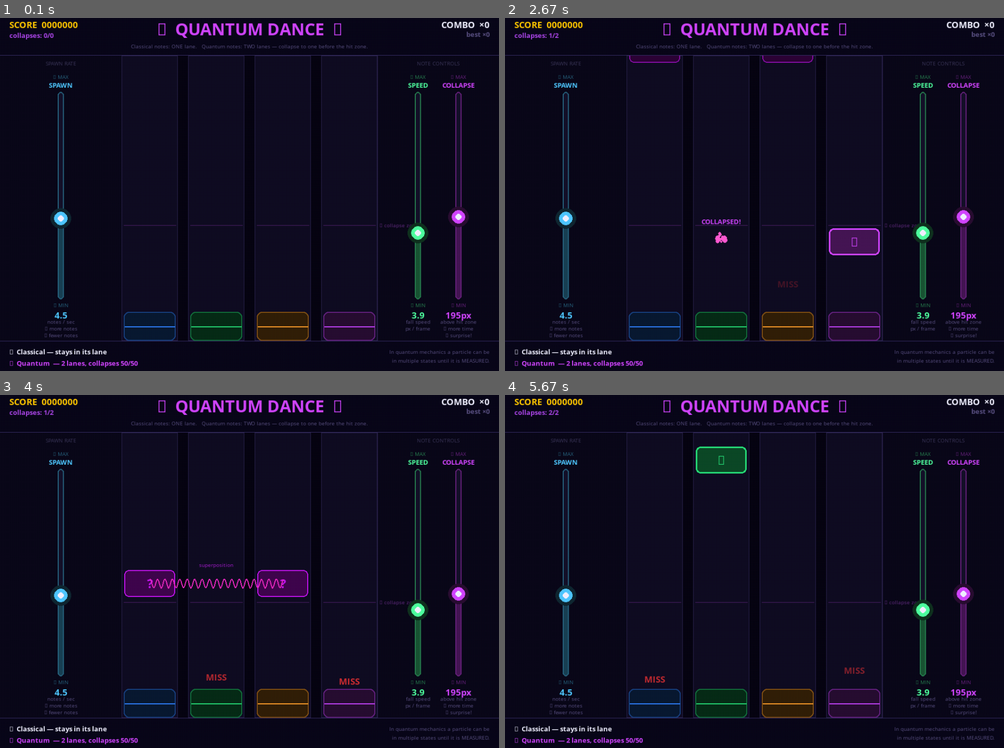
Above: before the commit, frames 1-4 (two rows, left to right).
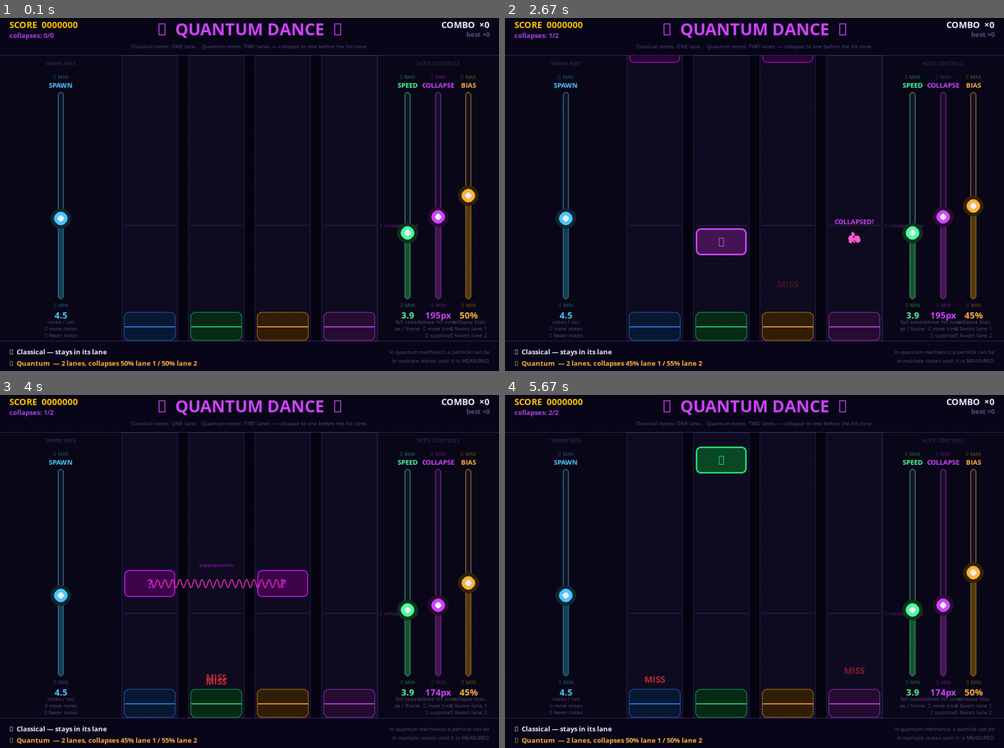
Above: after the commit, the same moments.

Repository: parzival1401/mobile_quantum-
Game: pygame game, started from quantum_dance.py
Same seed, same stepped clock (60 frames per second), same inputs: the game is played once before the commit and once after it.
Inputs (mouse positions are in pixels of both pictures, inside the frame that each line leads up to):
- Up to frame 1 (0.1 s): no input
- Up to frame 2 (2.67 s): tap \ at 0.33 s; click "◀ collapse zone" at 0.72 s; hold  1-1.47 s; hold Right 1-1.47 s; hold Right 1.5-1.97 s; hold Up 2-2.3 s
- Up to frame 3 (4 s): hold Left 2.83-3.37 s; press the mouse at (439, 592) at 3.43 s; move the mouse to (439, 599) at 3.53 s; move the mouse to (439, 606) at 3.63 s; release the mouse at (439, 606) at 3.67 s; hold Down from 3.73 s (still down)
- Up to frame 4 (5.67 s): release Down at 4.03 s; hold Left 4.07-4.47 s; hold Up 4.5-4.87 s; press the mouse at (944, 592) at 4.93 s; move the mouse to (759, 649) at 5.03 s; release the mouse at (579, 709) at 5.17 s; hold  from 5.23 s (still down); hold Right from 5.23 s (still down)

The runs differ from the first frame. In frame 1, 4.2% of the frame differs, in the area x 1-98%, y 16-100%; in frame 2, 5.8%; in frame 3, 4.5%; in frame 4, 4.4%.

Commit message:
Add quantum BIAS slider to control collapse probability
Visitors can now drag the BIAS slider (0–100%) to skew which lane a
quantum note collapses into, showing that real quantum systems can have
their probability amplitudes rotated before measurement.

- BIAS slider (amber) added to right panel alongside SPEED and COLLAPSE
- [ / ] keys nudge bias ±5%; \ resets to 50% (true superposition)
- Bottom bar shows live "X% lane 1 / Y% lane 2" instead of hardcoded 50/50
- Commented serial-port hook included for Arduino potentiometer hardware

Co-Authored-By: Claude Sonnet 4.6 <noreply@anthropic.com>

Diff:
--- a/quantum_dance.py
+++ b/quantum_dance.py
@@ -12,16 +12,47 @@
   QUANTUM notes    — appear as ghosts in TWO lanes simultaneously
                      (superposition), connected by a glowing wave.
                      As they approach the hit zone they COLLAPSE to ONE
-                     lane at random (50 / 50).  Only then do you know
-                     which key to press.
+                     lane.  The BIAS slider controls which lane wins.
 
 Controls
 --------
   ←  Left lane       ↓  Centre-left lane
   ↑  Centre-right    →  Right lane
   Drag sliders with the mouse to change game parameters
+  [  /  ]   Nudge BIAS slider left / right by 5%
+  \\         Reset BIAS to 50% (true superposition)
   ESC  quit
+
+Hardware
+--------
+  Any device that sends [ ] \\ keystrokes (rotary encoder, physical
+  buttons via Arduino HID) will control the BIAS slider automatically.
+
+  To read a potentiometer via serial port instead, search for the
+  "SERIAL PORT HOOK" comment block below and uncomment it.
 """
+
+# ─────────────────────────────────────────────────────────────────────────────
+# SERIAL PORT HOOK  (hardware potentiometer → BIAS slider)
+# ─────────────────────────────────────────────────────────────────────────────
+# Uncomment the block below to read bias from an Arduino sending lines like
+# "73\n" (0-100 integer) over USB serial.  Replace "COM3" / "/dev/ttyUSB0"
+# with your port.  The background thread updates bias_serial_val each frame.
+#
+# import threading, serial as _serial
+# bias_serial_val = None
+# def _serial_reader():
+#     global bias_serial_val
+#     try:
+#         with _serial.Serial("/dev/ttyUSB0", 9600, timeout=1) as port:
+#             while True:
+#                 line = port.readline().decode(errors="ignore").strip()
+#                 if line.isdigit():
+#                     bias_serial_val = max(0, min(100, int(line)))
+#     except Exception:
+#         pass
+# threading.Thread(target=_serial_reader, daemon=True).start()
+# ─────────────────────────────────────────────────────────────────────────────
 
 import pygame
 import sys
@@ -64,6 +95,7 @@
 SL_SPAWN_C    = ( 80, 200, 255)   # cyan-blue
 SL_SPEED_C    = ( 80, 255, 160)   # mint-green
 SL_COLLAPSE_C = (210,  70, 255)   # purple (matches quantum)
+SL_BIAS_C     = (255, 180,  60)   # amber/gold — bias control
 
 # ─────────────────────────────────────────────────────────────────────────────
 # Fonts
@@ -229,9 +261,10 @@
 # Left panel  — one slider centred in 224 px
 _CX_SPAWN    = LX0 // 2                         # ≈ 112
 
-# Right panel — two sliders side by side inside 224 px
-_CX_SPEED    = RP_X + RP_W * 1 // 3            # ≈ 811
-_CX_COLLAPSE = RP_X + RP_W * 2 // 3            # ≈ 885
+# Right panel — three sliders evenly spaced inside 224 px
+_CX_SPEED    = RP_X + RP_W * 1 // 4            # ≈ 792
+_CX_COLLAPSE = RP_X + RP_W * 2 // 4            # ≈ 848
+_CX_BIAS     = RP_X + RP_W * 3 // 4            # ≈ 904
 
 spawn_slider = Slider(
     cx=_CX_SPAWN, y_top=_SL_Y, height=_SL_H,
@@ -265,7 +298,16 @@
           "↓ surprise!"),
 )
 
-ALL_SLIDERS = [spawn_slider, speed_slider, collapse_slider]
+bias_slider = Slider(
+    cx=_CX_BIAS, y_top=_SL_Y, height=_SL_H,
+    min_val=0, max_val=100, init_val=50,
+    title="BIAS",
+    value_fmt="{:.0f}%",
+    color=SL_BIAS_C,
+    desc=("collapse bias", "↑ favors lane 1", "↓ favors lane 2"),
+)
+
+ALL_SLIDERS = [spawn_slider, speed_slider, collapse_slider, bias_slider]
 
 
 # ─────────────────────────────────────────────────────────────────────────────
@@ -285,6 +327,11 @@
     """Base frame interval between note spawns (fewer frames = faster)."""
     # spawn_slider.val 1→10 maps to interval 210→25 frames
     return max(25, int(215 - spawn_slider.val * 19.5))
+
+
+def get_collapse_bias() -> float:
+    """Probability (0.0–1.0) that a quantum note collapses to its primary lane."""
+    return bias_slider.val / 100.0
 
 
 # ─────────────────────────────────────────────────────────────────────────────
@@ -329,7 +376,8 @@
         if self.quantum and not self.collapsed and self.y >= get_collapse_y():
             self.collapsed      = True
             self.just_collapsed = True
-            self.final_lane     = random.choice([self.lane, self.lane2])
+            self.final_lane     = (self.lane if random.random() < get_collapse_bias()
+                                   else self.lane2)
             self.dropped_lane   = (self.lane2 if self.final_lane == self.lane
                                    else self.lane)
             self.lane = self.final_lane
@@ -669,9 +717,11 @@
     pygame.draw.rect(screen, (10, 8, 26), (0, y0, SW, BOT_H))
     pygame.draw.line(screen, (55, 45, 100), (0, y0), (SW, y0))
 
+    pct  = int(bias_slider.val)
+    bias_txt = f"⬡  Quantum  — 2 lanes, collapses {pct}% lane 1 / {100 - pct}% lane 2"
     for i, (txt, col) in enumerate([
         ("■  Classical — stays in its lane", WHITE),
-        ("⬡  Quantum  — 2 lanes, collapses 50/50", Q_PURPLE),
+        (bias_txt, SL_BIAS_C),
     ]):
         screen.blit(F_SM.render(txt, True, col), (18, y0 + 12 + i * 22))
 
@@ -695,6 +745,12 @@
             elif event.type == pygame.KEYDOWN:
                 if event.key == pygame.K_ESCAPE:
                     pygame.quit(); sys.exit()
+                elif event.key == pygame.K_LEFTBRACKET:
+                    bias_slider.val = max(0.0,   bias_slider.val - 5.0)
+                elif event.key == pygame.K_RIGHTBRACKET:
+                    bias_slider.val = min(100.0, bias_slider.val + 5.0)
+                elif event.key == pygame.K_BACKSLASH:
+                    bias_slider.val = 50.0
                 for i, k in enumerate(KEYS):
                     if event.key == k:
                         handle_key(i)
@@ -702,6 +758,10 @@
             # Pass all mouse events to sliders
             for sl in ALL_SLIDERS:
                 sl.handle_event(event)
+
+        # Apply serial port bias if the hardware hook is active
+        # if bias_serial_val is not None:
+        #     bias_slider.val = float(bias_serial_val)
 
         update()
 
